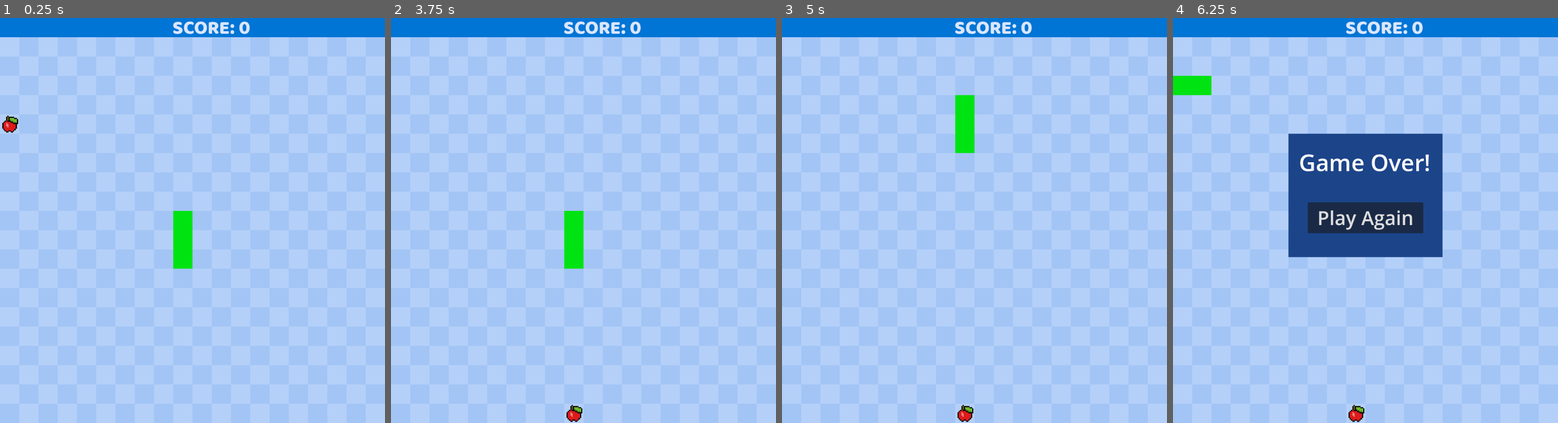
Above: before the commit, frames 1-4 (left to right).
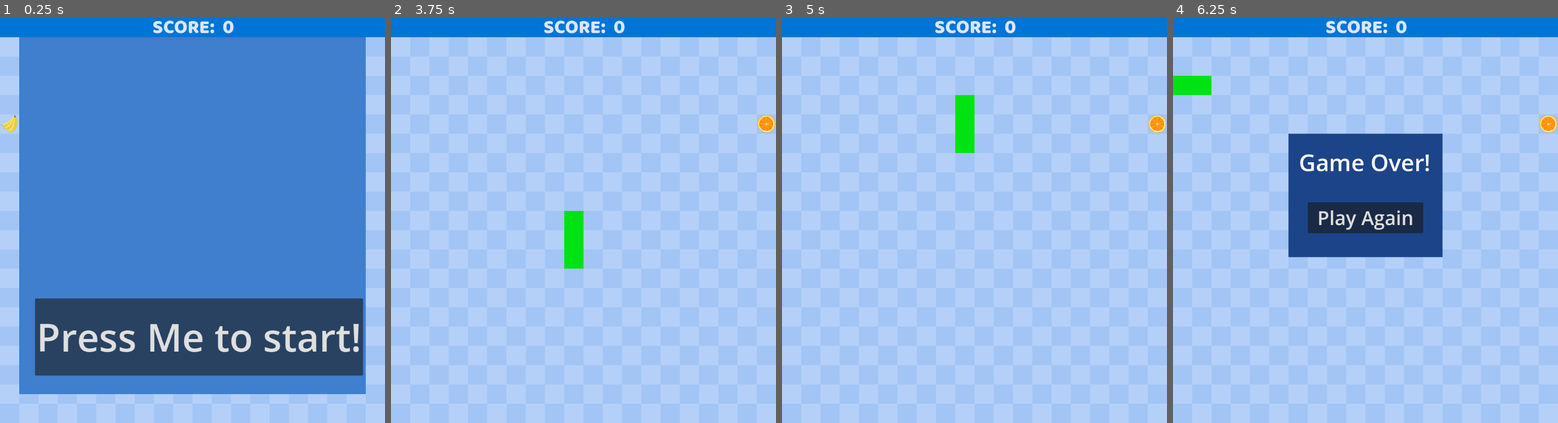
Above: after the commit, the same moments.

Repository: lll11233/snakeGame
Game: Godot game, scene res://scenes/main.tscn
Two runs of this game, one before a commit and one after it. Both use one fixed random seed, a clock stepped at 60 frames per second and the inputs below.
Inputs (mouse positions are in pixels of both pictures, inside the frame that each line leads up to):
- Up to frame 1 (0.25 s): no input
- Up to frame 2 (3.75 s): click (591, 337) at 0.5 s, where only the run after the commit has a clickable "Press Me to start!"; tap Enter at 1.25 s; hold D (move_right) 1.28-2.03 s; tap Alt at 1.35, 2.85 s; hold Down (move_down) 2.03-2.78 s; tap Shift at 2.1 s; hold D (move_right) 2.78-3.5 s; click "Play Again" at 3.5 s
- Up to frame 3 (5 s): tap Space at 4.25 s; hold W (move_up) from 4.28 s (still down); tap Shift at 4.35 s
- Up to frame 4 (6.25 s): release W (move_up) at 5.03 s; hold Left (move_left) from 5.03 s (still down); tap Alt at 5.1 s; tap Shift at 5.85 s

The runs differ from the first frame. In frame 1, 80% of the frame differs, in the area x 0-96%, y 0-93%; in frame 2, 0.8%; in frame 3, 0.8%; in frame 4, 0.8%.
Error after the commit: Attempt to call function 'play' in base 'null instance' on a null instance. (res://main.gd:77)

Commit message:
fruit salad

Diff:
--- a/main.gd
+++ b/main.gd
@@ -10,6 +10,15 @@
 #food variables
 var food_pos: Vector2
 var regen_food: bool = true
+var fruit_scenes = [
+	preload("res://scenes/apple_scene.tscn"),
+	preload("res://scenes/cherry_scene.tscn"),
+	preload("res://scenes/orange_scene.tscn"),
+	preload("res://scenes/watermelon_scene.tscn"),
+	preload("res://scenes/banana_scene.tscn"),
+]
+
+var banana_score: int
 
 
 #grid variables
@@ -34,6 +43,7 @@
 
 ## Called when the node enters the scene tree for the first time.
 func _ready() -> void:
+	$StartMenu.show()
 	new_game()
 
 func new_game():
@@ -41,7 +51,7 @@
 	get_tree().call_group("segments", "queue_free")
 	$GameOverMenu.hide()
 	score = 0
-	$HUD.get_node("scoreLabel").text = "SCORE: " + str(score)
+	$HUD.get_node("scoreLabel").text = "SCORE:  " + str(score)
 	move_direction = up
 	can_move = true
 	generate_snake()
@@ -63,6 +73,8 @@
 
 func _process(delta):
 	move_snake()
+	if $AudioStreamPlayer.playing == false:
+		%AudioStreamPlayer.play()
 
 func move_snake():
 	if can_move:
@@ -124,9 +136,15 @@
 func check_food_eaten():
 	if snake_data[0] == food_pos:
 		score += 1
-		$HUD.get_node("scoreLabel").text = "SCORE" + str(score)
+		$HUD.get_node("scoreLabel").text = "SCORE: " + str(score)
 		add_segment(old_data[-1])
 		move_food()
+	if score == 2:
+		$HUD.get_node("scoreLabel").text = "You've eaten your two serves of fruit!"
+	#if img = "banana.png"
+
+
+
 
 func move_food():
 	while regen_food:
@@ -138,9 +156,19 @@
 		for i in snake_data:
 			if food_pos == i:
 				regen_food = true
-	$food.position = (food_pos* cell_size) + Vector2(0, cell_size)
+	var FruitScene = fruit_scenes[randi() % fruit_scenes.size()]
+	var fruit_instance = FruitScene.instantiate()
+	var tex = fruit_instance.texture
+	var img = tex.get_image()
+	img.resize(50, 50)
+	$food.texture = ImageTexture.create_from_image(img)
+	$food.position = (food_pos * cell_size) + Vector2(0, cell_size)
+
 	regen_food = true
 
 
 func _on_game_over_menu_restart():
 	new_game()
+
+func _on_start_menu_new():
+	$StartMenu.hide()
--- /dev/null
+++ b/new_script.gd
@@ -0,0 +1,27 @@
+extends Node
+
+
+var fruit_scenes = [
+	preload("res://assets/apple.png"),
+	preload("res://assets/cherry.png"),
+	preload("res://assets/watermelon.png")
+]
+
+#fruit variables
+var food_pos: Vector2
+var regen_food: bool = true
+
+
+#grid variables
+var cells: int = 20
+var cell_size : int = 50
+
+func spawn_fruit():
+	var FruitScene = fruit_scenes[randi() % fruit_scenes.size()]
+	var fruit = FruitScene.instantinate()
+	#fruit.position = Vector2(
+		#randi() % grid_width * cell_size,
+		#randi() % grid_height * cell_size
+	#)
+	fruit.position = (food_pos* cell_size) + Vector2(0, cell_size)
+	add_child(fruit)
--- a/scenes/HUD.tscn
+++ b/scenes/HUD.tscn
@@ -13,11 +13,12 @@
 theme_override_styles/panel = SubResource("StyleBoxFlat_efote")
 
 [node name="scoreLabel" type="Label" parent="."]
-offset_left = 448.0
-offset_top = -12.0
-offset_right = 593.0
-offset_bottom = 64.0
+offset_left = 10.0
+offset_top = -14.0
+offset_right = 994.0
+offset_bottom = 62.0
 theme_override_colors/font_color = Color(0.857325, 0.899607, 1, 1)
 theme_override_fonts/font = ExtResource("1_k5de2")
 theme_override_font_sizes/font_size = 50
-text = "Score:"
+text = "Score:     "
+horizontal_alignment = 1
--- /dev/null
+++ b/scenes/apple_scene.tscn
@@ -0,0 +1,6 @@
+[gd_scene load_steps=2 format=3 uid="uid://8koskxk1atsq"]
+
+[ext_resource type="Texture2D" uid="uid://b2cicg4pqs5tu" path="res://assets/apple.png" id="1_hetg6"]
+
+[node name="AppleScene" type="Sprite2D"]
+texture = ExtResource("1_hetg6")
--- /dev/null
+++ b/scenes/banana_scene.tscn
@@ -0,0 +1,7 @@
+[gd_scene load_steps=2 format=3 uid="uid://bprw7svsh4lou"]
+
+[ext_resource type="Texture2D" uid="uid://b15th0wfah3f5" path="res://assets/banana.png" id="1_mtm2n"]
+
+[node name="BananaScene" type="Sprite2D"]
+scale = Vector2(0.046, 0.046)
+texture = ExtResource("1_mtm2n")
--- /dev/null
+++ b/scenes/cherry_scene.tscn
@@ -0,0 +1,7 @@
+[gd_scene load_steps=2 format=3 uid="uid://bxjq1e5xsd5cj"]
+
+[ext_resource type="Texture2D" uid="uid://c4ck22ewcn624" path="res://assets/cherry.png" id="1_y7xag"]
+
+[node name="CherryScene" type="Sprite2D"]
+scale = Vector2(0.02, 0.02)
+texture = ExtResource("1_y7xag")
--- a/scenes/main.tscn
+++ b/scenes/main.tscn
@@ -6,6 +6,8 @@
 [ext_resource type="PackedScene" uid="uid://3dm0dft465s1" path="res://scenes/HUD.tscn" id="4_1bvp3"]
 [ext_resource type="Texture2D" uid="uid://b2cicg4pqs5tu" path="res://assets/apple.png" id="5_lquwl"]
 [ext_resource type="PackedScene" uid="uid://b14cswtejdej2" path="res://scenes/game_over_menu.tscn" id="6_tefeu"]
+[ext_resource type="PackedScene" uid="uid://byasummwj41s5" path="res://scenes/start_menu.tscn" id="7_o6xl0"]
+[ext_resource type="AudioStream" uid="uid://osdte227s11l" path="res://assets/04_Fruit_Salad.wav" id="8_tipki"]
 
 [node name="Main" type="Node"]
 script = ExtResource("1_ig7tw")
@@ -28,5 +30,12 @@
 [node name="GameOverMenu" parent="." instance=ExtResource("6_tefeu")]
 process_mode = 2
 
+[node name="StartMenu" parent="." instance=ExtResource("7_o6xl0")]
+
+[node name="AudioStreamPlayer" type="AudioStreamPlayer" parent="."]
+stream = ExtResource("8_tipki")
+autoplay = true
+
 [connection signal="timeout" from="MoveTimer" to="." method="_on_move_timer_timeout"]
 [connection signal="restart" from="GameOverMenu" to="." method="_on_game_over_menu_restart"]
+[connection signal="new" from="StartMenu" to="." method="_on_start_menu_new"]
--- /dev/null
+++ b/scenes/orange_scene.tscn
@@ -0,0 +1,7 @@
+[gd_scene load_steps=2 format=3 uid="uid://bwfkacwleft2g"]
+
+[ext_resource type="Texture2D" uid="uid://l3c2v8seq45p" path="res://assets/orange.png" id="1_m5g8b"]
+
+[node name="OrangeScene" type="Sprite2D"]
+scale = Vector2(0.04, 0.04)
+texture = ExtResource("1_m5g8b")
--- /dev/null
+++ b/scenes/start_menu.gd
@@ -0,0 +1,7 @@
+extends CanvasLayer
+
+signal new
+
+
+func _on_begin_button_pressed() -> void:
+	new.emit()
--- a/scenes/start_menu.tscn
+++ b/scenes/start_menu.tscn
@@ -1,9 +1,19 @@
-[gd_scene load_steps=2 format=3 uid="uid://byasummwj41s5"]
+[gd_scene load_steps=5 format=3 uid="uid://byasummwj41s5"]
+
+[ext_resource type="Script" uid="uid://b0cmtj7q2k8ka" path="res://scenes/start_menu.gd" id="1_ouf4f"]
 
 [sub_resource type="StyleBoxFlat" id="StyleBoxFlat_ndybt"]
 bg_color = Color(0.251336, 0.494562, 0.807069, 1)
 
+[sub_resource type="Theme" id="Theme_thu50"]
+
+[sub_resource type="StyleBoxFlat" id="StyleBoxFlat_m7x51"]
+bg_color = Color(0.107495, 0.178562, 0.379157, 1)
+expand_margin_left = 15.0
+expand_margin_right = 15.0
+
 [node name="StartMenu" type="CanvasLayer"]
+script = ExtResource("1_ouf4f")
 
 [node name="StartMenuPanel" type="Panel" parent="."]
 offset_left = 50.0
@@ -13,13 +23,22 @@
 theme_override_styles/panel = SubResource("StyleBoxFlat_ndybt")
 
 [node name="BeginButton" type="Button" parent="."]
-offset_right = 8.0
-offset_bottom = 8.0
+offset_left = 91.0
+offset_top = 727.0
+offset_right = 931.0
+offset_bottom = 927.0
+theme = SubResource("Theme_thu50")
+theme_override_font_sizes/font_size = 100
+text = "Press Me to start!"
 
 [node name="StartButton" type="Label" parent="."]
-offset_left = 110.0
-offset_top = 734.0
-offset_right = 957.0
-offset_bottom = 934.0
+visible = false
+offset_left = 104.0
+offset_top = 182.0
+offset_right = 951.0
+offset_bottom = 382.0
 theme_override_font_sizes/font_size = 100
+theme_override_styles/normal = SubResource("StyleBoxFlat_m7x51")
 text = "Press me to start!"
+
+[connection signal="pressed" from="BeginButton" to="." method="_on_begin_button_pressed"]
--- /dev/null
+++ b/scenes/watermelon_scene.tscn
@@ -0,0 +1,7 @@
+[gd_scene load_steps=2 format=3 uid="uid://bvqxty81vndiw"]
+
+[ext_resource type="Texture2D" uid="uid://ckig2sk33oxm6" path="res://assets/watermelon.png" id="1_h42oi"]
+
+[node name="WatermelonScene" type="Sprite2D"]
+scale = Vector2(0.045, 0.045)
+texture = ExtResource("1_h42oi")
Not shown, added: assets/04_Fruit_Salad.wav.import
Binary file added: assets/banana.png
Not shown, added: assets/banana.png.import
Binary file added: assets/orange.png
Not shown, added: assets/orange.png.import
Not shown, added: new_script.gd.uid
Not shown: 1 places in scenes/main.tscn that only renumber resources
Not shown, added: scenes/start_menu.gd.uid
Not shown, added: assets/04_Fruit_Salad.oga
Not shown, added: assets/04_Fruit_Salad.wav
